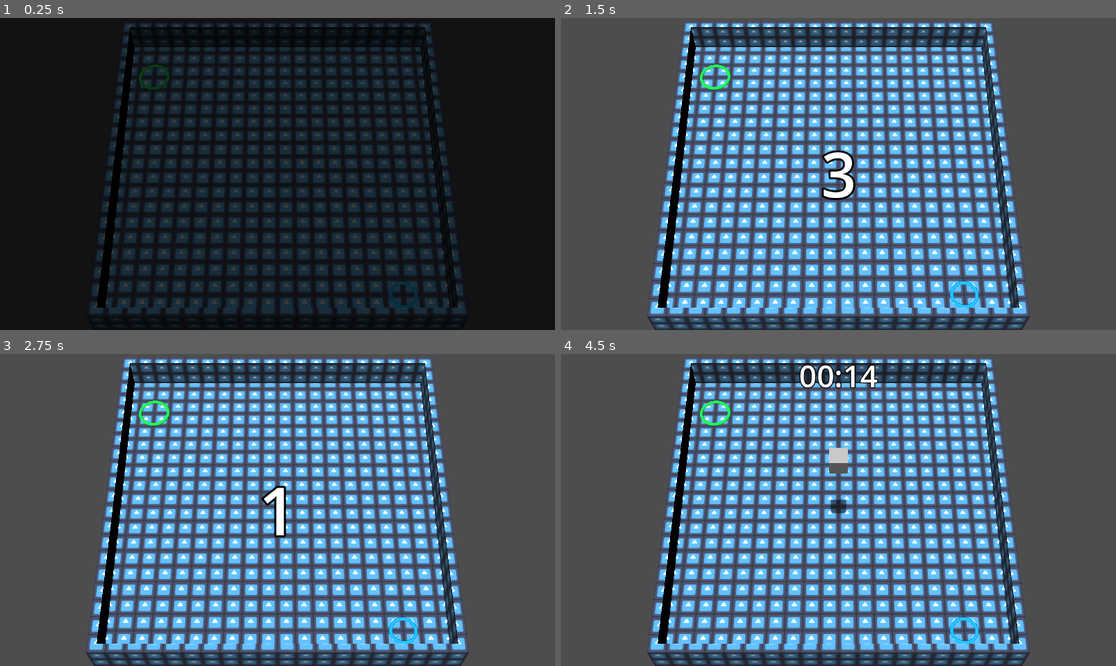
Above: before the commit, frames 1-4 (two rows, left to right).
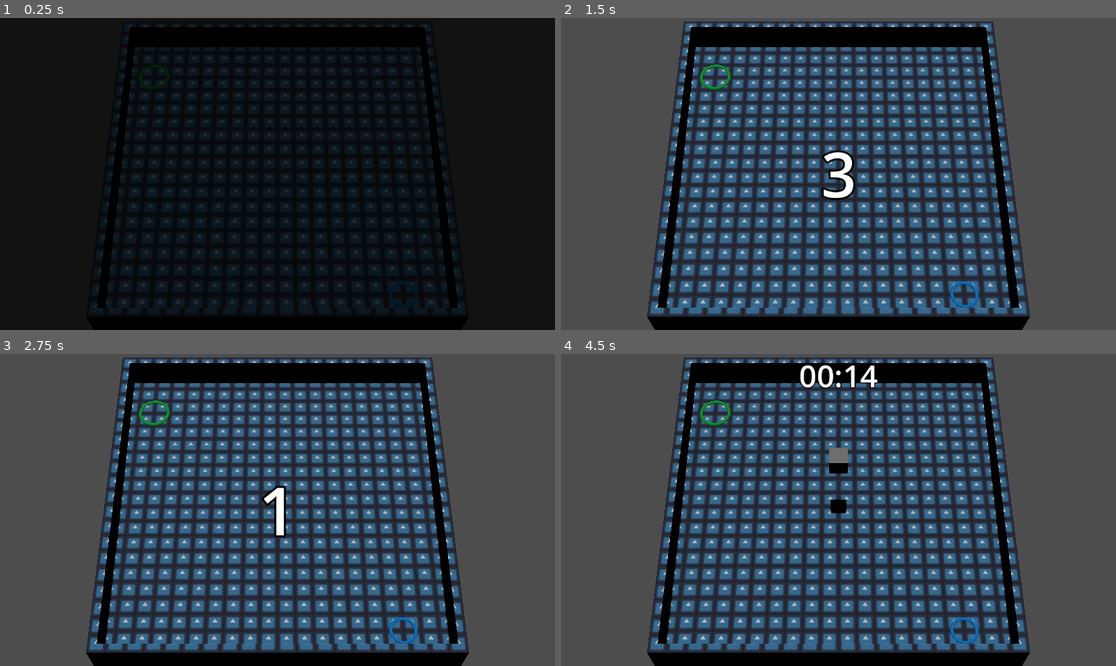
Above: after the commit, the same moments.

Repository: hellocld/bjsjam_xix
Game: Godot game, scene res://src/game/game.tscn
Same seed, same stepped clock (60 frames per second), same inputs: the game is played once before the commit and once after it. The engine's default icon, where the game draws it, is replaced by a stand-in: a white triangle on a blue panel in a dark square.
Inputs (mouse positions are in pixels of both pictures, inside the frame that each line leads up to):
- Up to frame 1 (0.25 s): no input
- Up to frame 2 (1.5 s): tap Enter at 0.5 s; move the mouse to (960, 158) at 0.52 s; hold D 0.53-1.25 s; tap Backspace at 0.6 s; click (960, 158) at 0.67 s; drag from (727, 189) to (810, 236) at 1.27 s
- Up to frame 3 (2.75 s): move the mouse to (333, 441) at 2.02 s; hold D from 2.03 s (still down); tap F at 2.1 s
- Up to frame 4 (4.5 s): release D at 2.75 s; drag from (810, 572) to (672, 463) at 2.77 s; move the mouse to (1005, 556) at 3.52 s; hold A 3.53-4.25 s; tap Z at 3.6 s; drag from (672, 463) to (755, 432) at 4.27 s

The runs differ from the first frame. In frame 1, 23% of the frame differs, in the area x 16-84%, y 1-100%; in frame 2, 60%; in frame 3, 60%, in the area x 15-85%, y 1-100%; in frame 4, 60%.

Commit message:
Bigger cylinder, ui fix

Diff:
--- a/src/game/game.tscn
+++ b/src/game/game.tscn
@@ -287,6 +287,7 @@
 
 [node name="DirectionalLight3D" type="DirectionalLight3D" parent="."]
 transform = Transform3D(0.938391, 0.25139, -0.237121, 0, 0.686161, 0.72745, 0.345577, -0.682632, 0.643887, 0, 0, 0)
+visible = false
 light_energy = 0.5
 
 [node name="ObstaclePlacementTimer" type="Timer" parent="."]
--- a/src/obstacle_base/custom/obstacle_cylinder.tscn
+++ b/src/obstacle_base/custom/obstacle_cylinder.tscn
@@ -3,8 +3,10 @@
 [ext_resource type="PackedScene" uid="uid://tyubbe1f1nr1" path="res://src/obstacle_base/obstacle_base.tscn" id="1_cy41r"]
 
 [sub_resource type="CylinderMesh" id="CylinderMesh_8r81x"]
+height = 4.0
 
 [sub_resource type="CylinderShape3D" id="CylinderShape3D_ph2bu"]
+height = 4.0
 
 [node name="ObstacleBase" instance=ExtResource("1_cy41r")]
 
--- a/src/ui/ui.gd
+++ b/src/ui/ui.gd
@@ -29,3 +29,7 @@
 	$ObstTimesUp.visible = true
 	var timer = get_tree().create_timer(3)
 	timer.timeout.connect(mask_show)
+	EventBus.ui_mask_shown.connect(_on_timesup_mask_shown, CONNECT_ONE_SHOT)
+
+func _on_timesup_mask_shown() -> void:
+	$ObstTimesUp.visible = false
